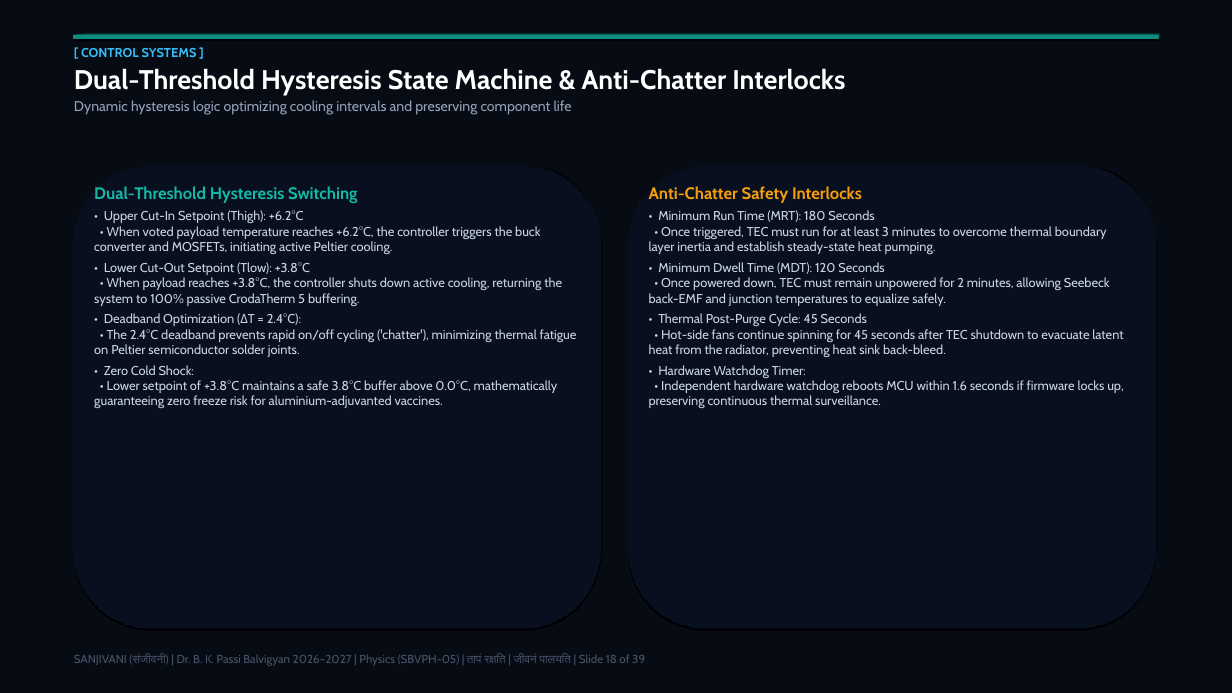
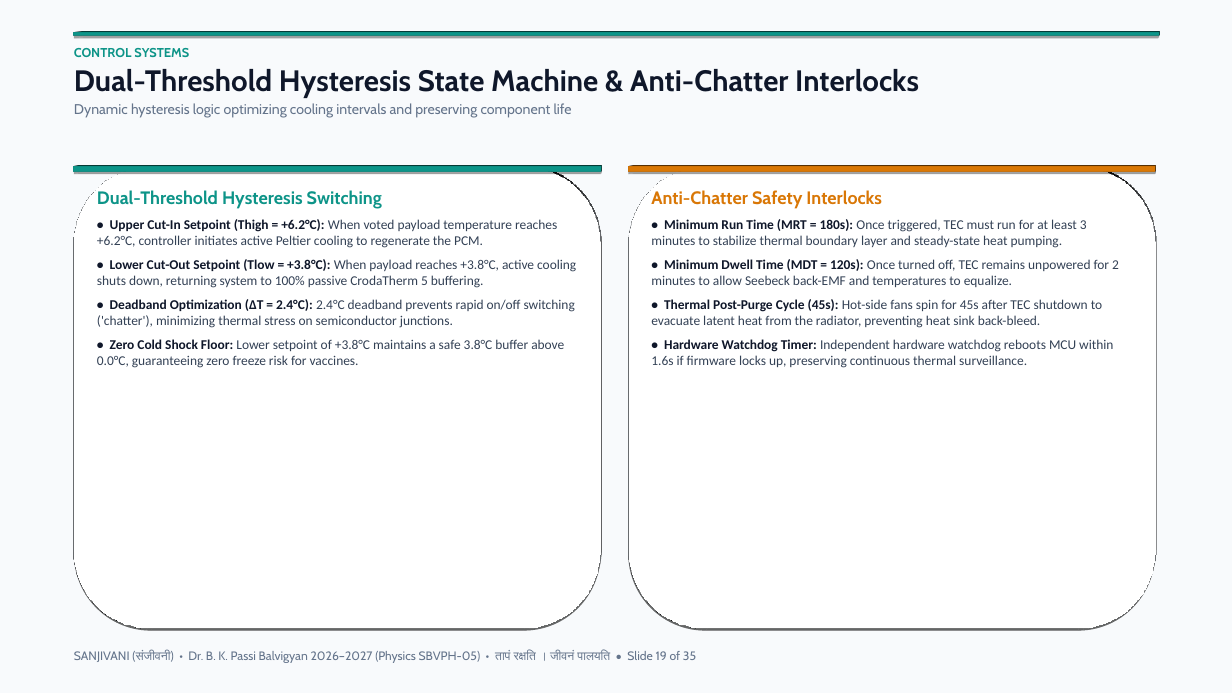
Before and after one commit to vividhedu-hash/Sanjivani, a slide deck: slide 19 of SANJIVANI_Balvigyan_Keynote_Presentation.pptx (slide 18 before the commit). Drawn at 1232x693 pixels with LibreOffice and Linux fonts; fonts in the diff are those of the drawing. Boxes give left, top, right and bottom in pixels: in the first picture for what was removed or moved away, otherwise in the second. Text is boxed around its words. In the diff, an @@ line names an element or a change of style, - is before the commit and + after.

Commit message:
Transform presentation to stunning light theme with high readability and large visual diagrams

```diff
--- a/SANJIVANI_Balvigyan_Keynote_Presentation.pptx
+++ b/SANJIVANI_Balvigyan_Keynote_Presentation.pptx
@@ rectangle at (0,0,1232,693): fill #060B14 to #F8FAFC @@
@@ text at (74,48,189,57): text changed; text colour #38BDF8 to #0D9488 @@
-[ CONTROL SYSTEMS ]
+CONTROL SYSTEMS
@@ rectangle at (74,32,1158,36): fill #14B8A6 to #0D9488; shadow changed @@
@@ text at (74,69,919,118): size 21 to 23 pt, text colour #FFFFFF to #0F172A in "Dual-Threshold Hysteresis State Machine & Anti-Chatter Inter ..."; text colour #94A3B8 to #64748B in "Dynamic hysteresis logic optimizing cooling intervals and ..." @@
@@ rounded rectangle at (74,166,601,628): fill #0B1528 to #FFFFFF; outline #1E3A5F 1 pt to #E2E8F0 1.5 pt; shadow changed @@
@@ rectangle added at (74,166,601,172), fill #0D9488 @@
@@ rounded rectangle at (628,166,1155,628): fill #0B1528 to #FFFFFF; outline #1E3A5F 1 pt to #E2E8F0 1.5 pt; shadow changed @@
@@ rectangle added at (628,166,1155,172), fill #D97706 @@
@@ text at (97,190,382,209): size 13 to 14 pt, text colour #14B8A6 to #0D9488 in "Dual-Threshold Hysteresis Switching" @@
@@ text at (651,190,881,209): size 13 to 14 pt, text colour #F59E0B to #D97706 in "Anti-Chatter Safety Interlocks" @@
@@ text at (97,219,576,368): text changed; size 10 to 10.5 pt; font Cabin to Calibri; text colour #CBD5E1 to #334155 @@
-• Upper Cut-In Setpoint (Thigh): +6.2°C
-• When voted payload temperature reaches +6.2°C, the controller triggers the buck converter and MOSFETs, initiating active Peltier cooling.
-• Lower Cut-Out Setpoint (Tlow): +3.8°C
-• When payload reaches +3.8°C, the controller shuts down active cooling, returning the system to 100% passive CrodaTherm 5 buffering.
-• Deadband Optimization (ΔT = 2.4°C):
-• The 2.4°C deadband prevents rapid on/off cycling ('chatter'), minimizing thermal fatigue on Peltier semiconductor solder joints.
-• Zero Cold Shock:
-• Lower setpoint of +3.8°C maintains a safe 3.8°C buffer above 0.0°C, mathematically guaranteeing zero freeze risk for aluminium-adjuvanted vaccines.
+• Upper Cut-In Setpoint (Thigh = +6.2°C): When voted payload temperature reaches +6.2°C, controller initiates active Peltier cooling to regenerate the PCM.
+• Lower Cut-Out Setpoint (Tlow = +3.8°C): When payload reaches +3.8°C, active cooling shuts down, returning system to 100% passive CrodaTherm 5 buffering.
+• Deadband Optimization (ΔT = 2.4°C): 2.4°C deadband prevents rapid on/off switching ('chatter'), minimizing thermal stress on semiconductor junctions.
+• Zero Cold Shock Floor: Lower setpoint of +3.8°C maintains a safe 3.8°C buffer above 0.0°C, guaranteeing zero freeze risk for vaccines.
@@ text at (651,219,1119,368): text changed; size 10 to 10.5 pt; font Cabin to Calibri; text colour #CBD5E1 to #334155 @@
-• Minimum Run Time (MRT): 180 Seconds
-• Once triggered, TEC must run for at least 3 minutes to overcome thermal boundary layer inertia and establish steady-state heat pumping.
-• Minimum Dwell Time (MDT): 120 Seconds
-• Once powered down, TEC must remain unpowered for 2 minutes, allowing Seebeck back-EMF and junction temperatures to equalize safely.
-• Thermal Post-Purge Cycle: 45 Seconds
-• Hot-side fans continue spinning for 45 seconds after TEC shutdown to evacuate latent heat from the radiator, preventing heat sink back-bleed.
-• Hardware Watchdog Timer:
-• Independent hardware watchdog reboots MCU within 1.6 seconds if firmware locks up, preserving continuous thermal surveillance.
+• Minimum Run Time (MRT = 180s): Once triggered, TEC must run for at least 3 minutes to stabilize thermal boundary layer and steady-state heat pumping.
+• Minimum Dwell Time (MDT = 120s): Once turned off, TEC remains unpowered for 2 minutes to allow Seebeck back-EMF and temperatures to equalize.
+• Thermal Post-Purge Cycle (45s): Hot-side fans spin for 45s after TEC shutdown to evacuate latent heat from the radiator, preventing heat sink back-bleed.
+• Hardware Watchdog Timer: Independent hardware watchdog reboots MCU within 1.6s if firmware locks up, preserving continuous thermal surveillance.
@@ text at (74,650,696,663): text changed; size 9 to 9.5 pt; text colour #475569 to #64748B @@
-SANJIVANI (संजीवनी) | Dr. B. K. Passi Balvigyan 2026–2027 | Physics (SBVPH-05) | तापं रक्षति | जीवनं पालयति | Slide 18 of 39
+SANJIVANI (संजीवनी) • Dr. B. K. Passi Balvigyan 2026–2027 (Physics SBVPH-05) • तापं रक्षति । जीवनं पालयति • Slide 19 of 35
```
Also in this commit, not shown: 33 other slides changed, 1 slide added, 5 slides removed, 3 other files.
